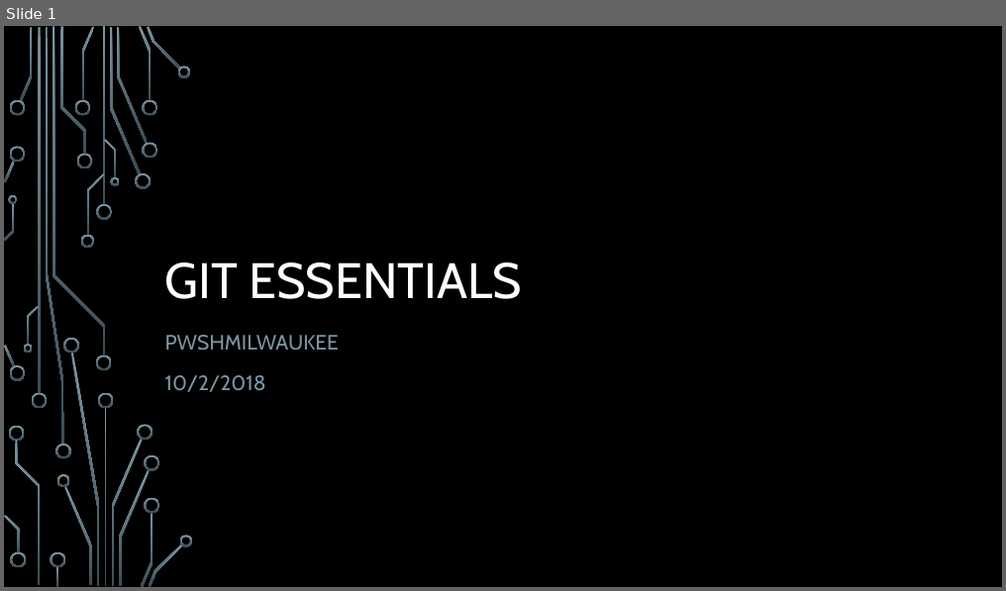
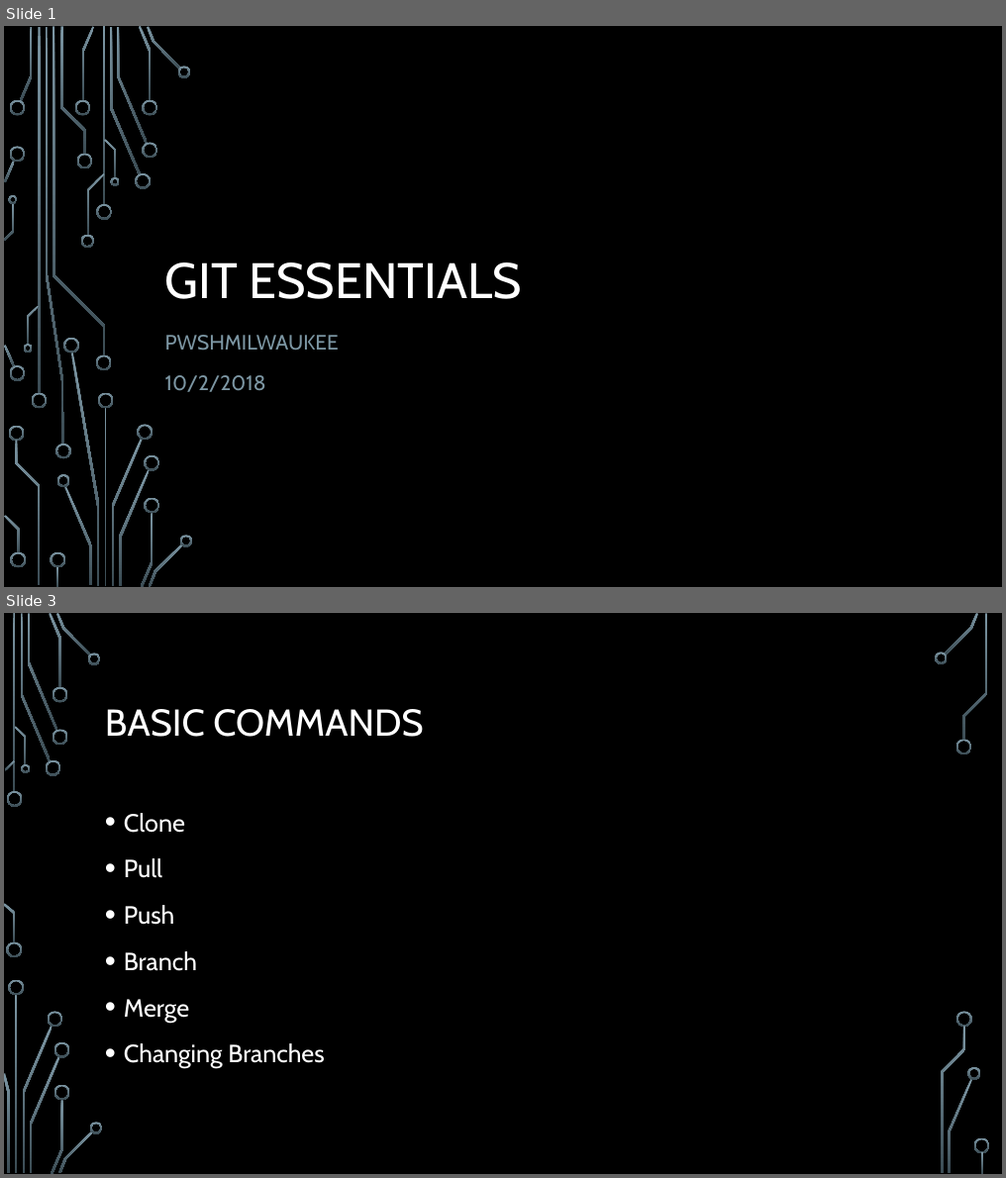
Before and after one commit to armentpau/PWSHMilwaukee, a slide deck: 2018/Oct 2 - 2018 - Git Essentials/GitEssentials.pptx. Shown one above the other, each under a label of ours: slide 1 before the commit, slides 1 and 3 after it; the slides between them are not shown. The pictures are 1006x591 and 1006x1178 pixels, drawn with LibreOffice and Linux fonts; fonts in the diff are those of the drawing; background and template pictures are left out. Boxes give left, top, right and bottom in pixels: in the first picture for what was removed or moved away, otherwise in the second. Text is boxed around its words. In the diff, an @@ line names an element or a change of style, - is before the commit and + after.

```diff
--- a/2018/Oct 2 - 2018 - Git Essentials/GitEssentials.pptx
+++ b/2018/Oct 2 - 2018 - Git Essentials/GitEssentials.pptx
@@ slide 3 added at (x1=4, y1=613, x2=1002, y2=1174), background picture (left out) @@
@@ title added at (x1=105, y1=709, x2=423, y2=737), 36 pt, text #FFFFFF @@
+BASIC COMMANDS
@@ text added at (x1=124, y1=813, x2=324, y2=1069), 24 pt, text #FFFFFF @@
+• Clone
+• Pull
+• Push
+• Branch
+• Merge
+• Changing Branches
@@ group added at (x1=4, y1=613, x2=990, y2=1174): 33 freeform shapes, 3 rectangles @@
```
Also in this commit, not shown: 1 slide changed, 2 other slides added.
